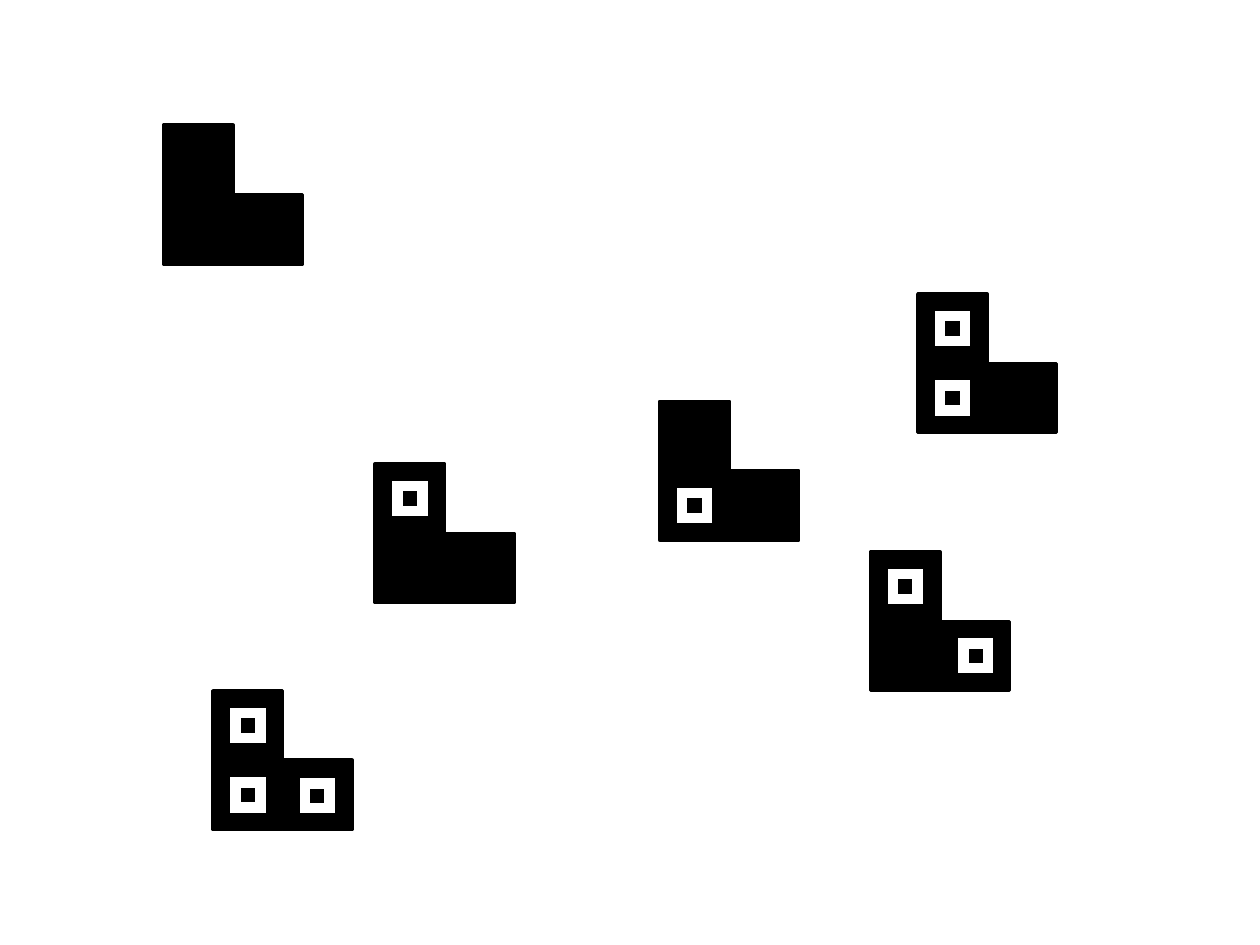
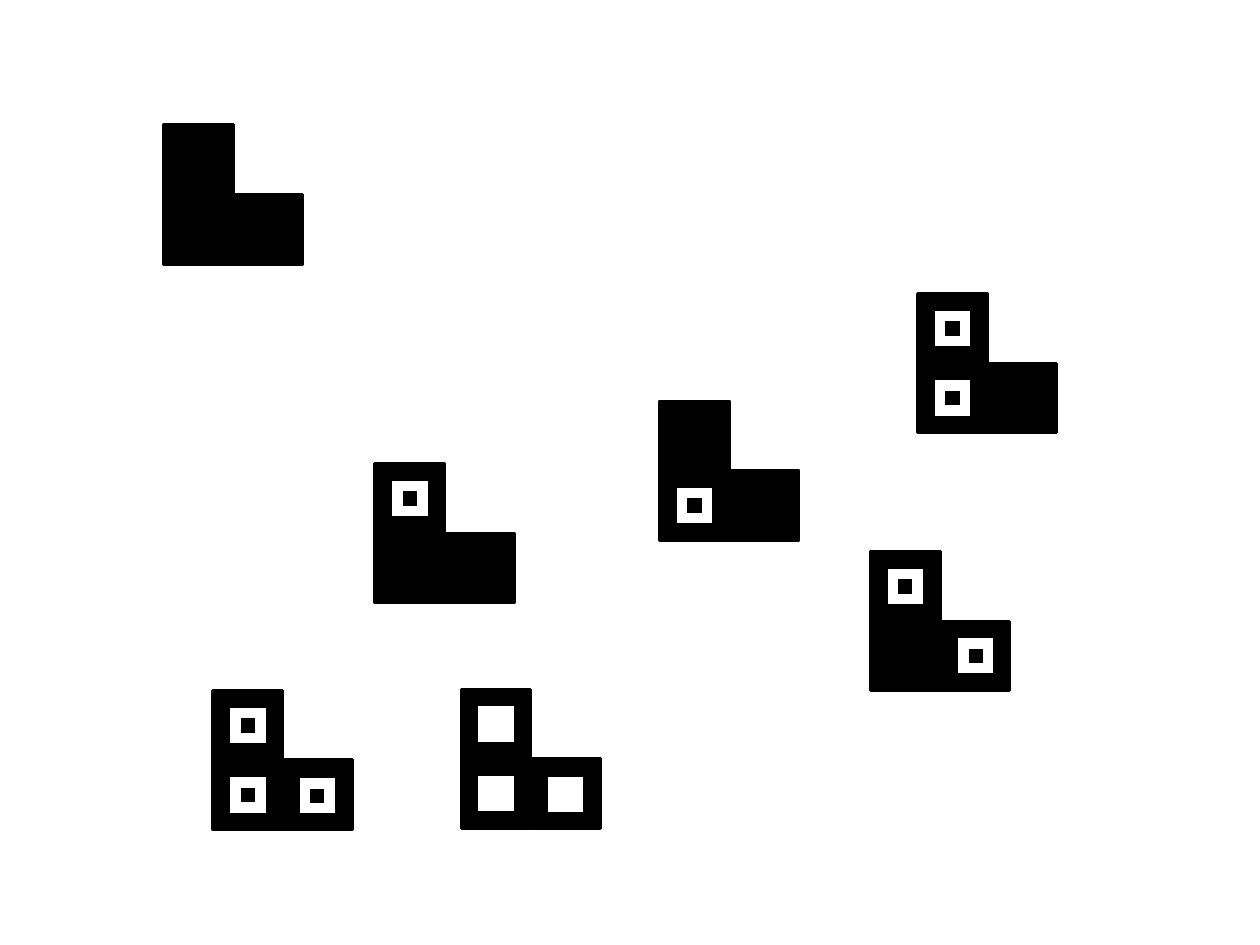
Before and after one commit to alvarogonzalezsotillo/test-evaluation, a slide deck: slide 1 of src/msword/models.ppt. Drawn at 1260x945 pixels with LibreOffice and Linux fonts; fonts in the diff are those of the drawing. Boxes give left, top, right and bottom in pixels: in the first picture for what was removed or moved away, otherwise in the second. Text is boxed around its words. In the diff, an @@ line names an element or a change of style, - is before the commit and + after.

```diff
--- a/src/msword/models.ppt
+++ b/src/msword/models.ppt
@@ rectangle added at (x1=461, y1=689, x2=530, y2=759), fill #000000, outline #000000 2 pt @@
@@ rectangle added at (x1=461, y1=759, x2=530, y2=828), fill #000000, outline #000000 2 pt @@
@@ rectangle added at (x1=530, y1=759, x2=600, y2=828), fill #000000, outline #000000 2 pt @@
```
Also in this commit, not shown: 1 slide added, 10 other files.
